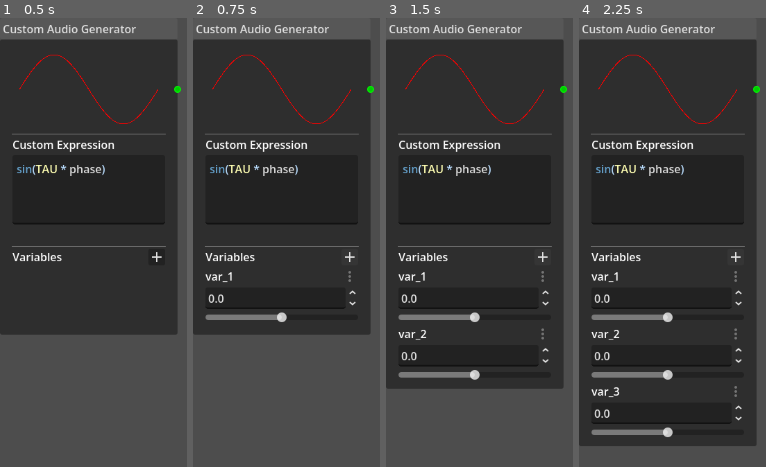
Above: before the commit, frames 1-4 (left to right).
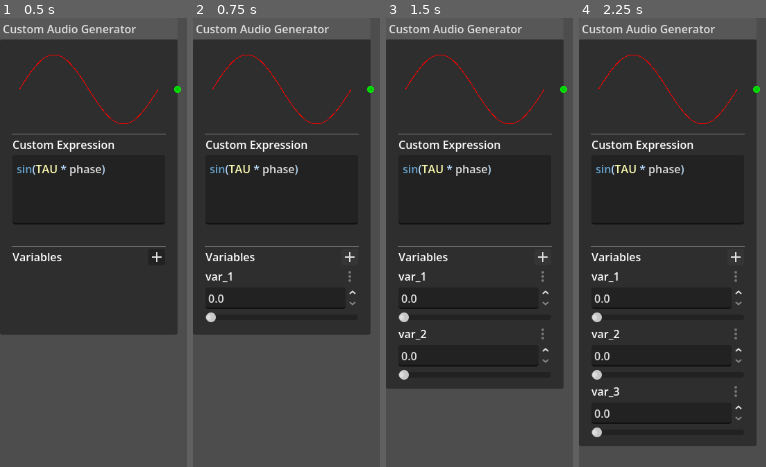
Above: after the commit, the same moments.

Repository: bassj/audio-graph
Game: Godot game, scene res://audio_graph/graph_edit_nodes/custom_audio_generator.tscn
Same seed, same stepped clock (60 frames per second), same inputs: the game is played once before the commit and once after it. This scene is started directly instead of the project's main scene.
Inputs (mouse positions are in pixels of both pictures, inside the frame that each line leads up to):
- Up to frame 1 (0.5 s): no input
- Up to frame 2 (0.75 s): click (350, 255) at 0.5 s
- Up to frame 3 (1.5 s): click (543, 255) at 1.27 s
- Up to frame 4 (2.25 s): click (736, 255) at 2.02 s

Frame 1 is identical in both runs. In frame 2, 0.6% of the frame differs, in the area x 6-88%, y 63-68%; in frame 3, 1.3%; in frame 4, 1.9%, in the area x 6-88%, y 63-94%.

Commit message:
CustomAudioGenerator can now be saved and loaded

Diff:
--- a/audio_graph/audio_graph_graph_edit.gd
+++ b/audio_graph/audio_graph_graph_edit.gd
@@ -166,6 +166,7 @@
 			child.queue_free()
 
 var _audio_to_graph_node = {
+	"CustomGenerator": CustomAudioGenerator,
 	"SimpleGenerator": SimpleAudioGenerator,
 	"Delay": DelayNode,
 	"Mixer": Mix2Node,
--- a/audio_graph/graph_edit_nodes/custom_audio_generator.gd
+++ b/audio_graph/graph_edit_nodes/custom_audio_generator.gd
@@ -2,13 +2,13 @@
 
 var ParameterInputScene: PackedScene = preload("res://ui/custom_function_parameter.tscn")
 
-@onready var preview: FunctionPlotter = $AudioFunctionOut/Control/FunctionPlotter
+@export var preview: FunctionPlotter
 
-@onready var expression_code_edit: CodeEdit = $ExpressionVBox/ExpressionCodeEdit
-@onready var expression_error_label: Label = $ExpressionVBox/ExpressionError
+@export var expression_code_edit: CodeEdit
+@export var expression_error_label: Label
 
-@onready var variable_add_button: Button = $VariablesVBox/HBoxContainer/Button
-@onready var variable_container: VBoxContainer = $VariablesVBox/VariableContainer
+@export var variable_add_button: Button
+@export var variable_container: VBoxContainer
 
 @export var generator: CustomGenerator = CustomGenerator.new():
 	set(p_generator):
@@ -19,6 +19,7 @@
 		generator.execution_error.connect(func (error_text):
 			expression_error_label.text = error_text
 		)
+		_update_ui()
 
 func delete_parameter(p_parameter_name: String) -> void:
 	if generator.parameters.has(p_parameter_name):
@@ -27,10 +28,26 @@
 	preview.queue_redraw()
 
 func save_editor_metadata() -> void:
-	assert(false, "Not implemented")
+	generator.set_meta("graph_edit_position", position_offset)
+
+	var param_meta = {}
+	for c in variable_container.get_children():
+		var number_input = c as NumberInput
+		var param_name = number_input.label
+		param_meta[param_name] = {
+			"min_value": number_input.min_value,
+			"max_value": number_input.max_value,
+			"step": number_input.step,
+			"units": number_input.units,
+		}
+
+	generator.set_meta("graph_edit_param_meta", param_meta)
 
 func apply_editor_metadata() -> void:
-	assert(false, "Not implemented")
+	var pos = generator.get_meta("graph_edit_position", null)
+	if pos != null:
+		position_offset = pos
+	_update_ui()
 
 func set_audio_node(p_node: AudioGraphNode) -> void:
 	assert(p_node is CustomGenerator, "Node must be a CustomGenerator")
@@ -49,10 +66,30 @@
 
 	preview.queue_redraw()
 
+func _update_ui():
+	expression_code_edit.text = generator.expression
+
+	for c in variable_container.get_children():
+		c.queue_free()
+
+	for k in generator.parameters.keys():
+		_create_parameter_input(k)
+
+	preview.queue_redraw()
+
 func _create_parameter_input(p_parameter_name: String) -> NumberInput:
+	var param_meta = generator \
+			.get_meta("graph_edit_param_meta", {}) \
+			.get(p_parameter_name, {})
 	# Needs to be an array so we can pass by reference into the function closure
 	var parameter_name = [p_parameter_name]
 	var number_input = ParameterInputScene.instantiate()
+
+	number_input.step = param_meta.get("step", 0.1)
+	number_input.min_value = param_meta.get("min_value", 0.0)
+	number_input.max_value = param_meta.get("max_value", 1.0)
+	number_input.units = param_meta.get("units", "")
+
 	var parameter_value = generator.parameters.get(
 		parameter_name[0],
 		clampf(
--- a/audio_graph/graph_edit_nodes/custom_audio_generator.tscn
+++ b/audio_graph/graph_edit_nodes/custom_audio_generator.tscn
@@ -1454,7 +1454,7 @@
 "' '": Color(0.94, 0.43, 0.75, 1)
 }
 
-[node name="CustomAudioGenerator" type="GraphNode" unique_id=160946828]
+[node name="CustomAudioGenerator" type="GraphNode" unique_id=160946828 node_paths=PackedStringArray("preview", "expression_code_edit", "expression_error_label", "variable_add_button", "variable_container")]
 offset_right = 256.0
 offset_bottom = 457.0
 title = "Custom Audio Generator"
@@ -1504,7 +1504,11 @@
 slot/4/right_icon = null
 slot/4/draw_stylebox = true
 script = ExtResource("1_wpy7s")
-can_be_deleted = null
+preview = NodePath("AudioFunctionOut/Control/FunctionPlotter")
+expression_code_edit = NodePath("ExpressionVBox/ExpressionCodeEdit")
+expression_error_label = NodePath("ExpressionVBox/ExpressionError")
+variable_add_button = NodePath("VariablesVBox/HBoxContainer/Button")
+variable_container = NodePath("VariablesVBox/VariableContainer")
 
 [node name="AudioFunctionOut" type="MarginContainer" parent="." unique_id=580375305]
 layout_mode = 2
--- /dev/null
+++ b/custom_generator.tres
@@ -0,0 +1,25 @@
+[gd_resource type="Resource" script_class="AudioGraph" load_steps=4 format=3]
+
+[ext_resource type="Script" path="res://audio_graph/audio_graph_nodes/custom_generator.gd" id="1_83ka3"]
+[ext_resource type="Script" path="res://audio_graph/audio_graph.gd" id="2_myjx0"]
+
+[sub_resource type="Resource" id="Resource_ec0p6"]
+script = ExtResource("1_83ka3")
+parameters = Dictionary[String, Variant]({
+"var_1asdf": 0.8999999999999999
+})
+metadata/graph_edit_position = Vector2(160, 200)
+metadata/graph_edit_param_meta = {
+"var_1asdf": {
+"max_value": 2.0,
+"min_value": -1.0,
+"step": 0.1,
+"units": "test"
+}
+}
+
+[resource]
+script = ExtResource("2_myjx0")
+graph_root = SubResource("Resource_ec0p6")
+metadata/_custom_type_script = "uid://cbodbked54srs"
+metadata/output_graph_edit_position = Vector2(597, 305)
